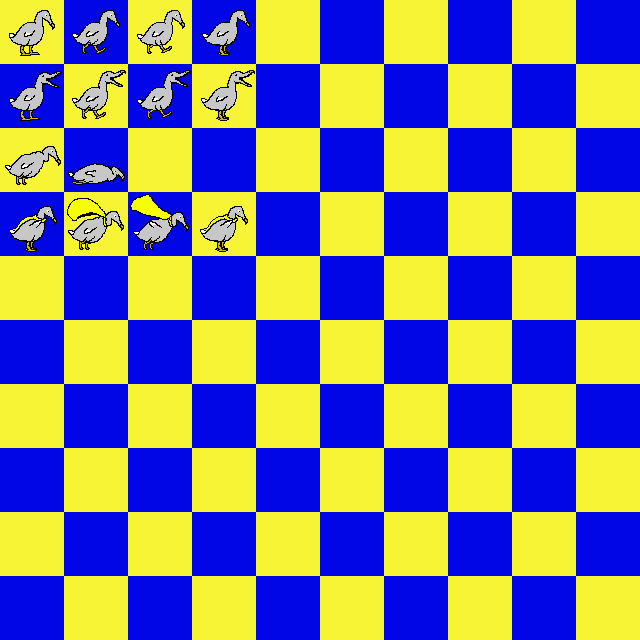
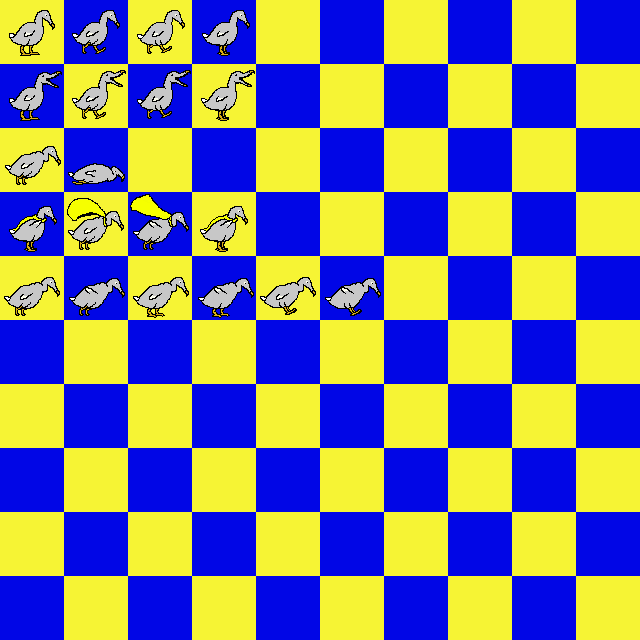
Two versions of the same layered image (640x640). Layer-by-layer changes:
painted on "Ebene" over [4, 277, 381, 318]
